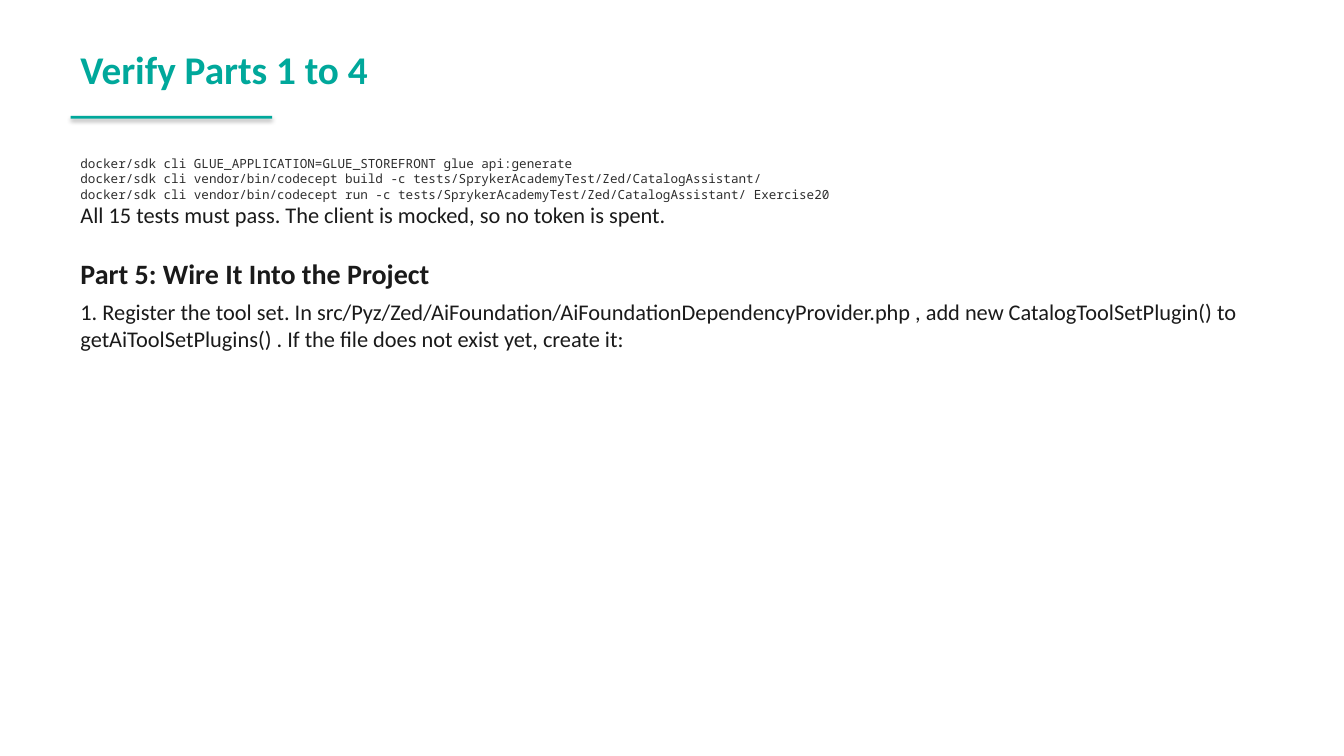
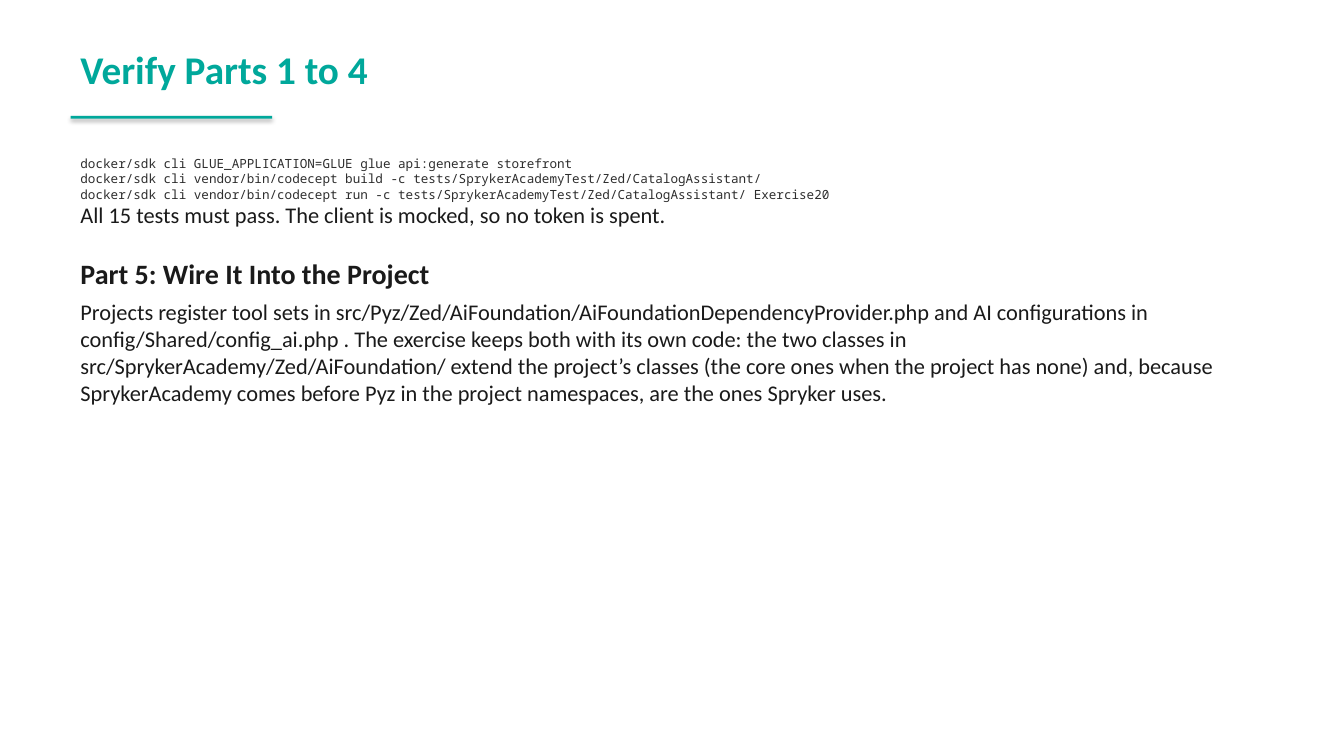
Before and after one commit to spryker-academy/instructor-exercises, a slide deck: slide 63 of guides-pptx/spryker-academy-ai.pptx (slide 61 before the commit). Drawn at 1344x756 pixels with LibreOffice and Linux fonts; fonts in the diff are those of the drawing. Boxes give left, top, right and bottom in pixels: in the first picture for what was removed or moved away, otherwise in the second. Text is boxed around its words. In the diff, an @@ line names an element or a change of style, - is before the commit and + after.

```diff
--- a/guides-pptx/spryker-academy-ai.pptx
+++ b/guides-pptx/spryker-academy-ai.pptx
@@ text at (80, 158, 573, 171): text changed @@
-docker/sdk cli GLUE_APPLICATION=GLUE_STOREFRONT glue api:generate
+docker/sdk cli GLUE_APPLICATION=GLUE glue api:generate storefront
@@ text at (80, 304, 1212, 405): text changed @@
-1. Register the tool set. In src/Pyz/Zed/AiFoundation/AiFoundationDependencyProvider.php , add new CatalogToolSetPlugin() to getAiToolSetPlugins() . If the file does not exist yet, create it:
+Projects register tool sets in src/Pyz/Zed/AiFoundation/AiFoundationDependencyProvider.php and AI configurations in config/Shared/config_ai.php . The exercise keeps both with its own code: the two classes in src/SprykerAcademy/Zed/AiFoundation/ extend the project’s classes (the core ones when the project has none) and, because SprykerAcademy comes before Pyz in the project namespaces, are the ones Spryker uses.
```
Also in this commit, not shown: 17 other slides changed, 2 slides added, 1 slide removed, 18 other files.
